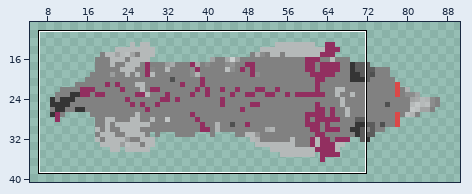
File history of a sprite sheet, src/assets/sprites/wolf_03.png. Above, an overview of the earlier version with the close-up marked.
Close-up. First the earlier version:
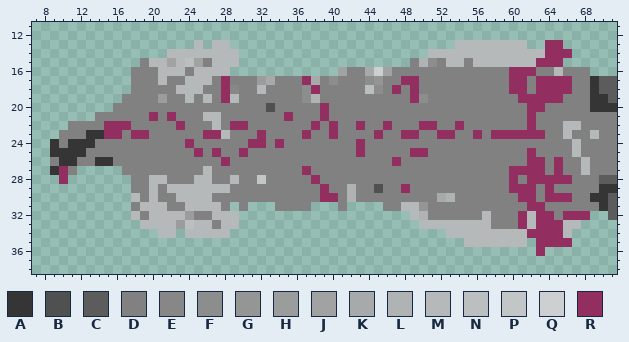
The file is 100x50 pixels. Pixels under 10% opacity are left out. Colours within 5 levels of each other are drawn and written as one. Shown: x 7..71, y 11..38. The wide view leaves out empty margins. The commit also changed other parts of the picture, which this record leaves out.
Palette (. is transparent): A #353535  B #4f5050  C #5c5c5c  D #818181  E #878787  F #8c8d8d  G #949595  H #9b9d9d  J #a1a3a3  K #a7aaaa  L #b0b3b3  M #b5b9b9  N #bbbfbf  P #c2c6c6  Q #ccd0d0  R #922f60
Once edited:
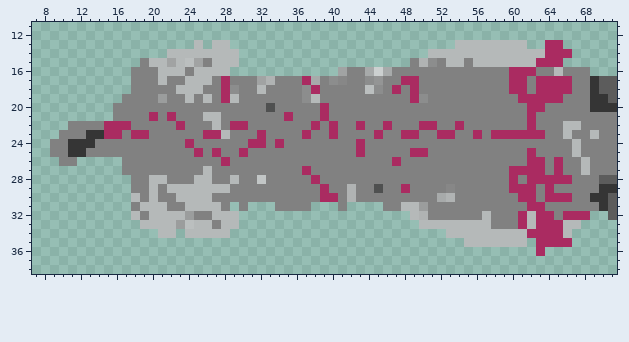
What changed:
colour R: #922f60 -> #aa2b61
Changed rows in their new state; - is a pixel that keeps its letter.
first column x 9:
16 -------------------------------------K-------
17 -----------------------JL-------E------------
18 --------------------F------------------------
19 -----------------------------M---------------
21 -----..--------------------------------------
24 D--------------------------------------------
25 DD-------------------------------------------
26 .DD.....-------------------------------------
27 ...------------------------------------------
28 -.-------------------------------------------
29 --------------------------------------------E
31 -----------------------------------------H---
